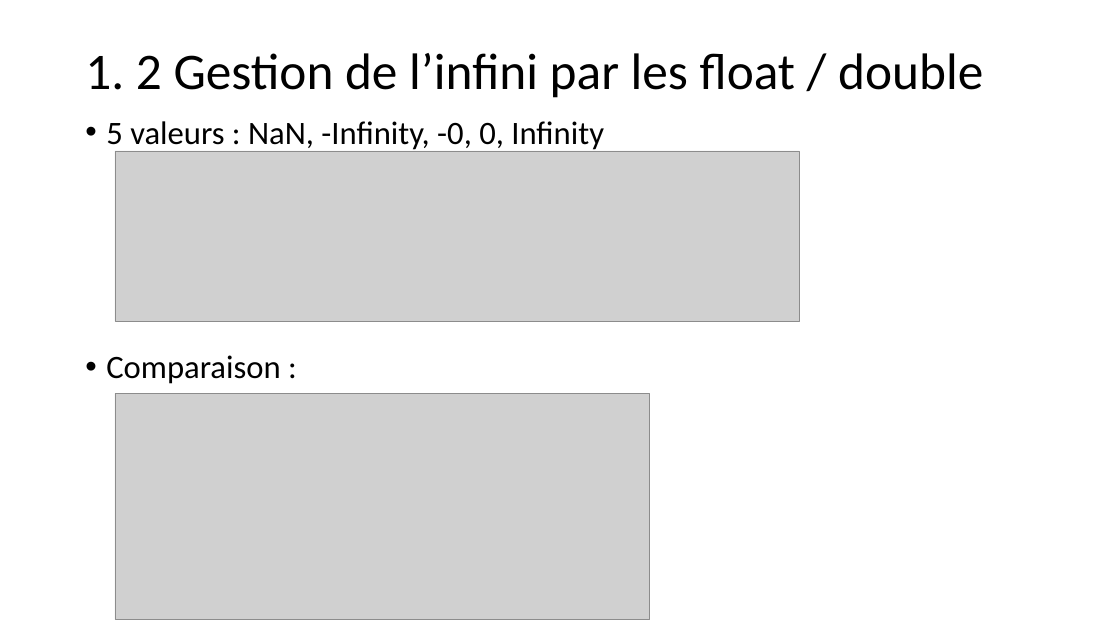
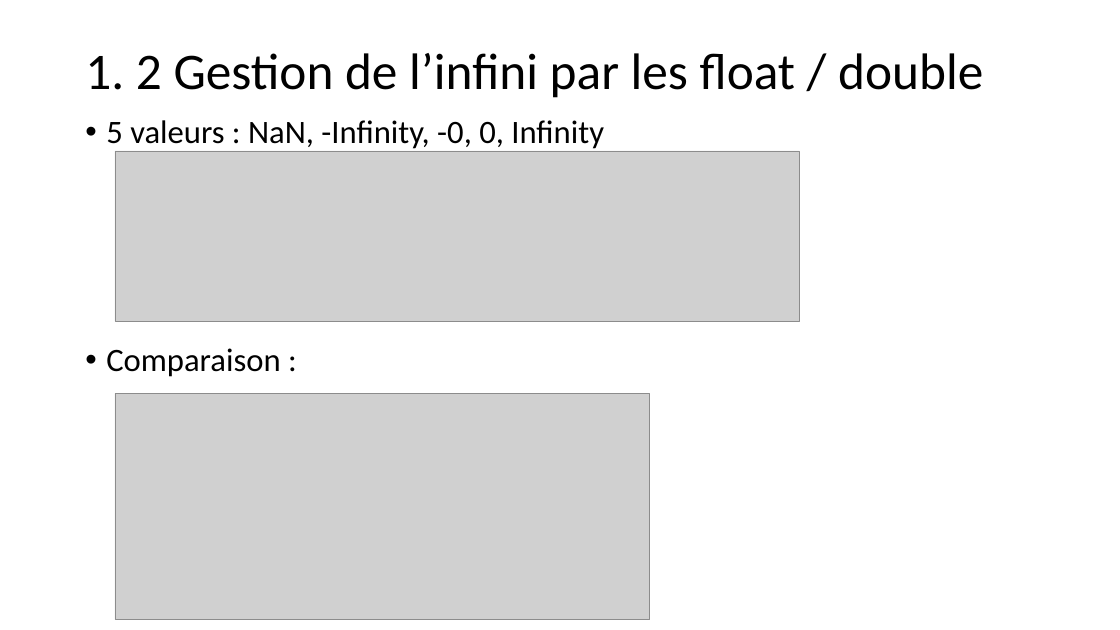
Before and after one commit to ovp123/dojo202212, a slide deck: slide 11 of Fondamentaux de Java.pptx (slide 10 before the commit). Drawn at 1120x630 pixels with LibreOffice and Linux fonts; fonts in the diff are those of the drawing; grey boxes stand for pictures. Boxes give left, top, right and bottom in pixels: in the first picture for what was removed or moved away, otherwise in the second. Text is boxed around its words. In the diff, an @@ line names an element or a change of style, - is before the commit and + after.

```diff
--- a/Fondamentaux de Java.pptx
+++ b/Fondamentaux de Java.pptx
@@ text at (x1=106, y1=355, x2=280, y2=384): paragraph removed @@
-• Comparaison :
@@ text added at (x1=106, y1=348, x2=280, y2=377), 28 pt, text #000000 @@
+• Comparaison :
```
Also in this commit, not shown: 3 other slides changed, 1 slide added, 3 other files.
